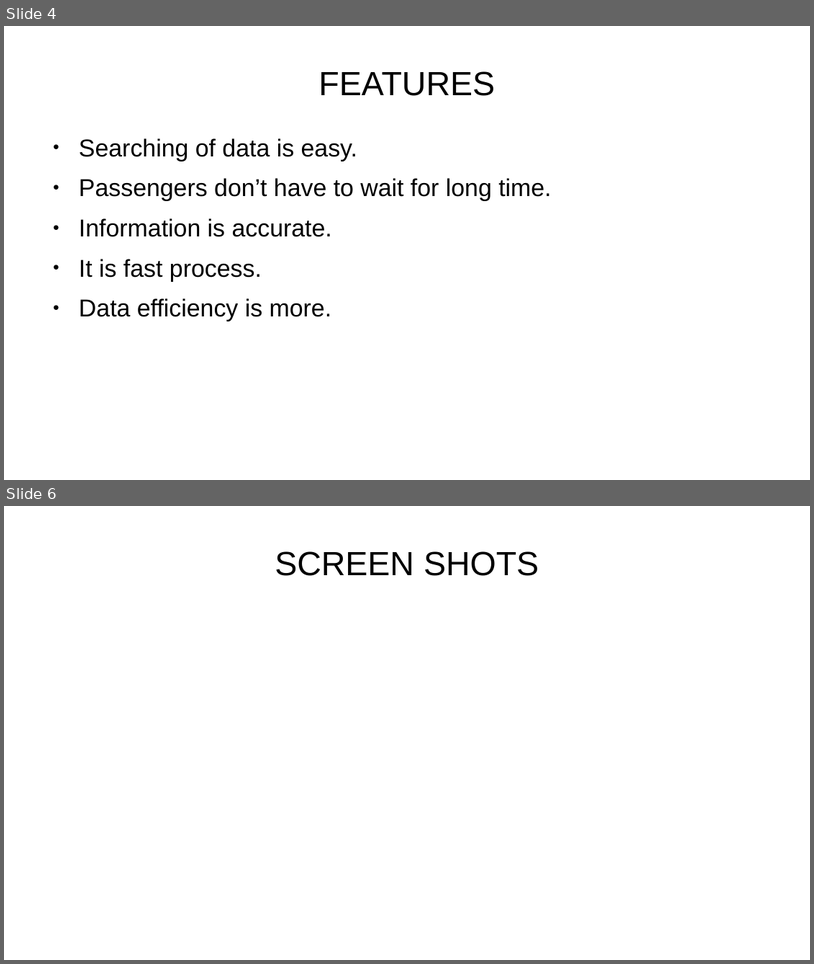
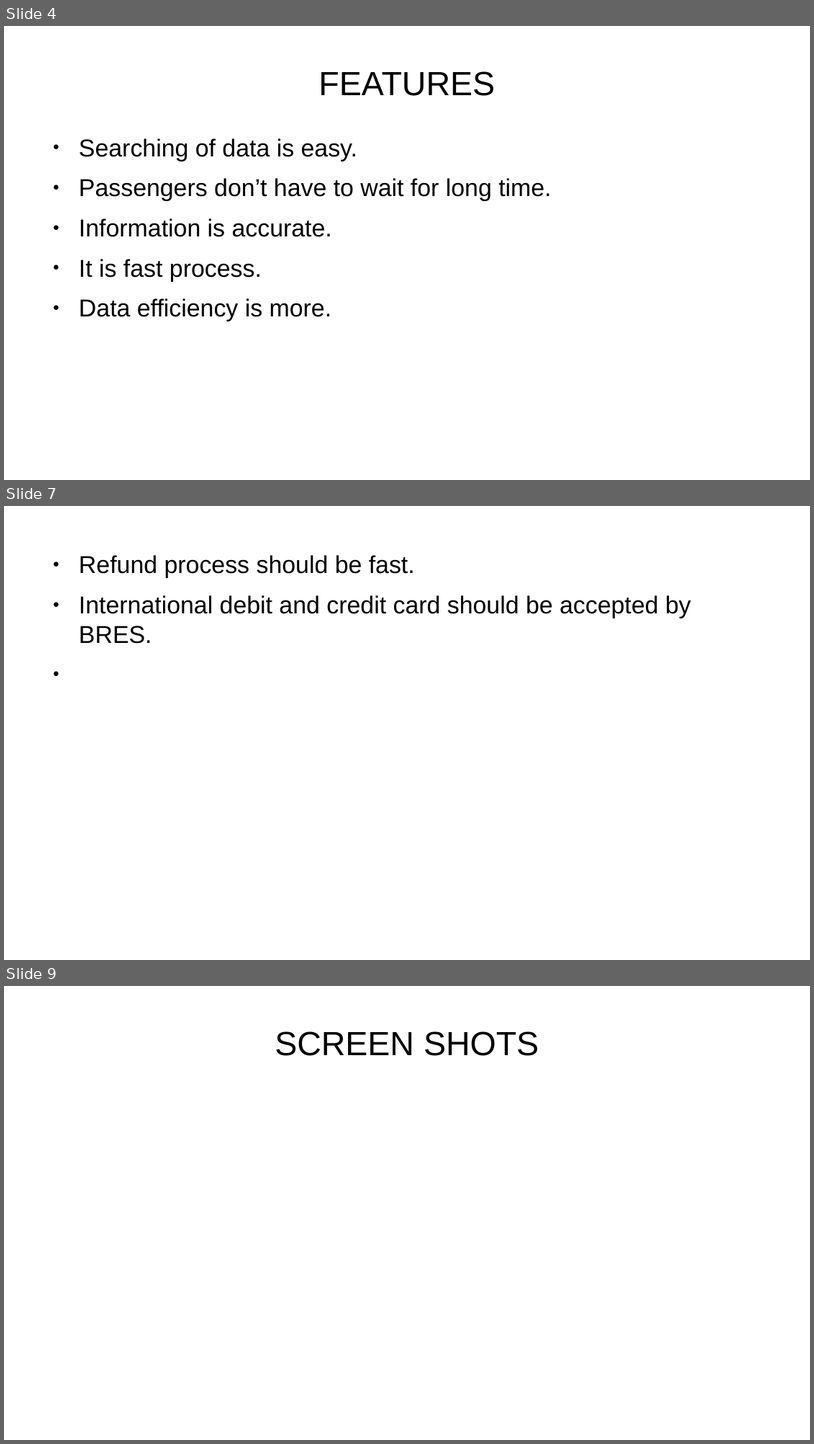
Before and after one commit to nahidulislamshakin/Railway-Reservation-System, a slide deck: Railway Reservatin System.pptx. Shown one above the other, each under a label of ours: slides 4 and 6 before the commit, slides 4, 7 and 9 after it; the slides between them are not shown. The pictures are 814x964 and 814x1444 pixels, drawn with LibreOffice and Linux fonts; fonts in the diff are those of the drawing; background and template pictures are left out. Boxes give left, top, right and bottom in pixels: in the first picture for what was removed or moved away, otherwise in the second. Text is boxed around its words. In the diff, an @@ line names an element or a change of style, - is before the commit and + after.

```diff
--- a/Railway Reservatin System.pptx
+++ b/Railway Reservatin System.pptx
@@ slide 7 added at <box>4,506,810,960</box>, background picture (left out) @@
@@ text added at <box>79,555,692,644</box>, 24 pt, text #000000 @@
+● Refund process should be fast.
+● International debit and credit card should be accepted by BRES.
@@ what was slide 6 is now slide 9 @@
```
Also in this commit, not shown: 1 slide changed, 2 other slides added, 1 other file.
